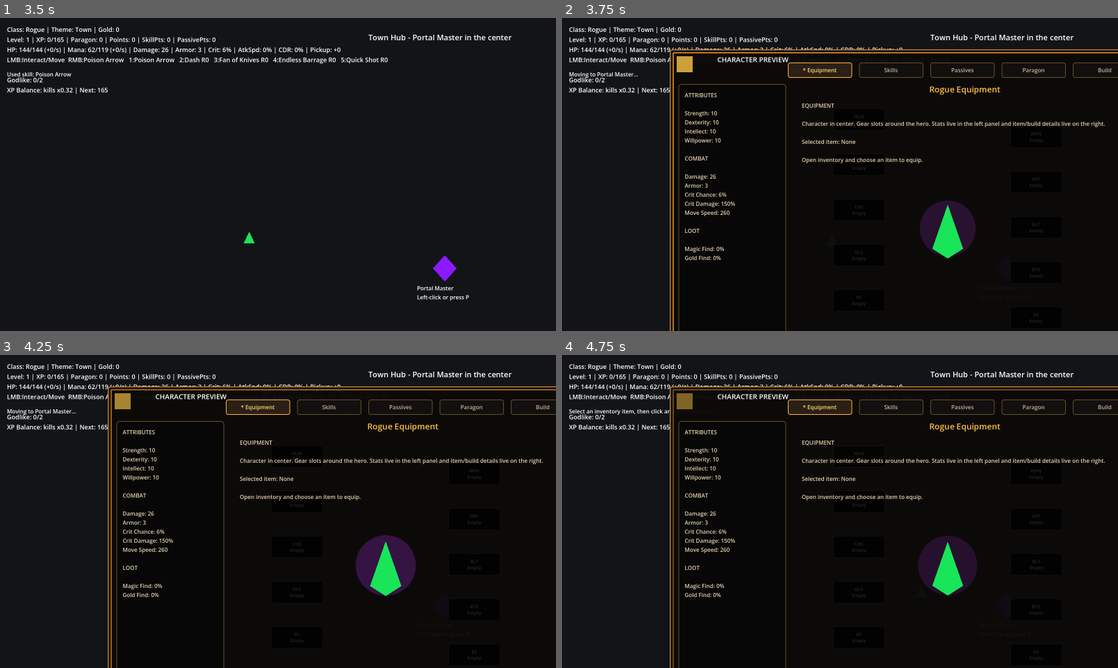
Above: before the commit, frames 1-4 (two rows, left to right).
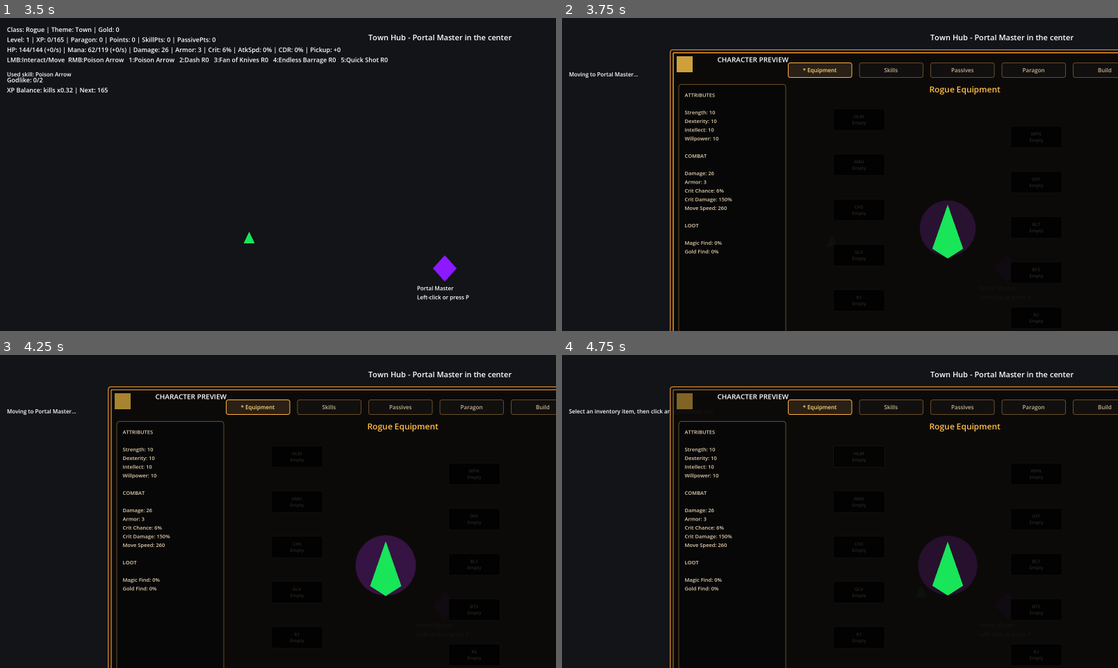
Above: after the commit, the same moments.

Repository: timjohan93-cyber/Eternal-Realms
Game: Godot game, scene res://scenes/Main.tscn
Same seed, same stepped clock (60 frames per second), same inputs: the game is played once before the commit and once after it.
Inputs (mouse positions are in pixels of both pictures, inside the frame that each line leads up to):
- Up to frame 1 (3.5 s): tap P at 0.5, 0.6, 1.25, 2, 2.75 s; move the mouse to (400, 158) at 0.52 s; hold D 0.53-1.28 s; click (400, 158) at 0.67 s; move the mouse to (166, 190) at 1.27 s; hold S 1.28-2.03 s; tap T at 1.35 s; move the mouse to (333, 105) at 2.02 s; hold D 2.03-2.78 s; tap C at 2.1 s; move the mouse to (250, 237) at 2.77 s; hold W from 2.78 s (still down); tap I at 2.85 s; click (250, 237) at 2.92 s
- Up to frame 2 (3.75 s): tap P at 3.5 s; move the mouse to (1006, 221) at 3.52 s; release W at 3.53 s; hold A from 3.53 s (still down); tap K at 3.6 s
- Up to frame 3 (4.25 s): keep holding A
- Up to frame 4 (4.75 s): release A at 4.25 s; click "HLM Empty" at 4.25 s

Frame 1 is identical in both runs. In frame 2, 3.0% of the frame differs, in the area x 1-98%, y 2-78%; in frame 3, 3.0%; in frame 4, 3.0%.

Commit message:
Load V7.8D character screen fit pass

Diff:
--- a/scenes/Main.tscn
+++ b/scenes/Main.tscn
@@ -1,6 +1,6 @@
 [gd_scene load_steps=2 format=3]
 
-[ext_resource type="Script" path="res://scripts/MainV78C.gd" id="1"]
+[ext_resource type="Script" path="res://scripts/MainV78D.gd" id="1"]
 
 [node name="Main" type="Node2D"]
 script = ExtResource("1")
